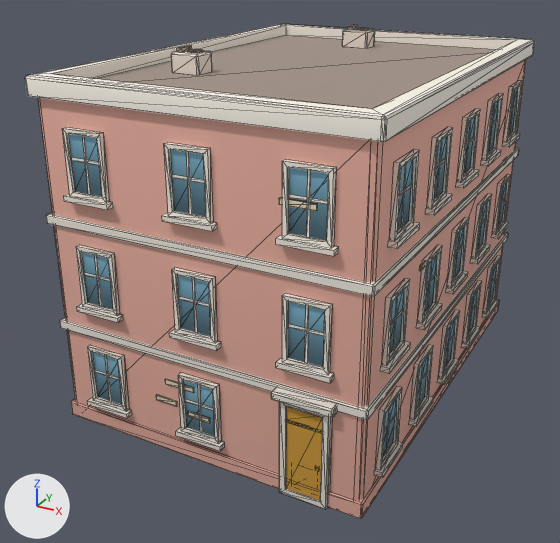
A saved change to the glTF model newcity/art/kit/boylston_s5.glb.
One viewpoint serves both versions: a 50 mm camera at (11.0, -22.33, 14.28) aimed at (-0.58, -1.28, 3.75). Arrows for +X, +Y and +Z are at lower left; the lights stay in place. The picture after the commit comes second. Mesh edges are drawn as thin lines. Vertices at exactly the same position are counted once.

Names of what the first picture shows: 'boylston_s5'.
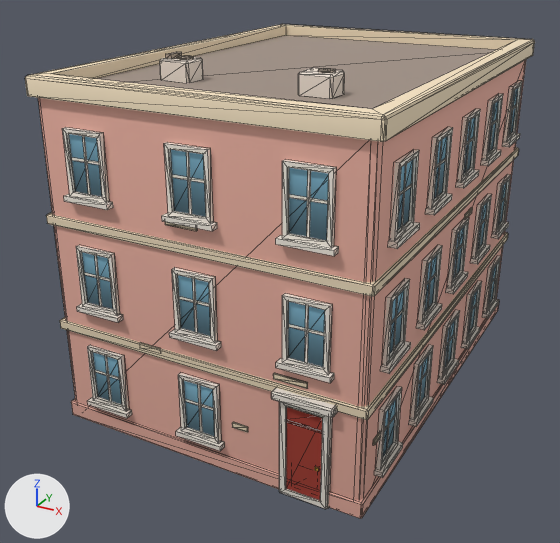
Patch to the scene script:
```diff
--- a/newcity/art/kit/boylston_s5.glb.py
+++ b/newcity/art/kit/boylston_s5.glb.py
@@ me_boylston_s5 @@
 # used by ob_boylston_s5; location = (0.0, 0.0, 0.0)
-me_boylston_s5.from_pydata(...)  # 1644 vertices, 2174 faces; spans x -5.24..5.24, y -7.3..7.16, z -0.02..11.09
+me_boylston_s5.from_pydata(...)  # 1636 vertices, 2164 faces; spans x -5.24..5.24, y -7.3..7.16, z -0.02..11.09
+# me_boylston_s5 part 1: the loose piece of 16 vertices spanning x 2.56..3.56, y -7.04..-7.0, z 8.35..8.52 is moved by (-3.4, 0.0, -1.11)
+# me_boylston_s5 part 2: the loose piece of 16 vertices spanning x -0.45..0.3, y -7.04..-7.0, z 1.43..1.6 is scaled about its middle by (0.66, 1, 1), then moved by (1.39, 0.0, 0.12)
+# me_boylston_s5 part 3: the loose piece of 16 vertices spanning x 5.0..5.04, y -3.57..-2.82, z 5.83..6.0 is moved by (0.0, 4.09, 0.19)
+# me_boylston_s5 part 4: the loose piece of 16 vertices spanning x -2.94..-2.46, y -2.87..-2.39, z 10.97..11.01 is moved by (4.96, -1.31, 0.0)
+# me_boylston_s5 part 5: the loose piece of 20 vertices spanning x -3.35..-2.35, y -3.03..-2.23, z 10.37..10.97 is moved by (4.96, -1.31, 0.0)
+# me_boylston_s5 part 6: the loose piece of 16 vertices spanning x -0.83..-0.35, y 4.78..5.26, z 10.97..11.01 is moved by (-1.61, -8.88, 0.0)
+# me_boylston_s5 part 7: the loose piece of 20 vertices spanning x -1.24..-0.24, y 4.62..5.42, z 10.37..10.97 is moved by (-1.61, -8.88, 0.0)
+# me_boylston_s5 part 8: the loose piece of 8 vertices spanning x -3.2..-3.0, y -2.88..-2.38, z 10.97..11.09 is moved by (0.5, -1.23, 0.0)
+# me_boylston_s5 part 9: a new loose piece of 16 vertices spanning x 5.0..5.04, y -6.35..-5.6, z 1.9..2.07, in mat_kit_atlas (picture img_atlas)
+# me_boylston_s5 part 10: the loose piece of 8 vertices spanning x -1.09..-0.89, y 4.77..5.27, z 10.97..11.09 is deleted
+# me_boylston_s5 part 11
+# 6 vertices in x -1.19..-0.22, y -7.04..-7.0, z 2.28..2.45 move by (3.59, 0.0, 1.23)
+# 6 vertices in x -1.57..-0.85, y -7.04..-7.0, z 1.63..1.8 move by (-0.45, 0.0, 1.62)
+# 4 vertices in x -1.2..-0.2, y -7.03..-7.0, z 2.28 move by (3.58, 0.0, 1.23)
+# 4 vertices in x -1.58..-0.83, y -7.03..-7.0, z 1.63 move by (-0.46, 0.0, 1.62)
+# 4 vertices in x -1.2..-0.2, y -7.03..-7.0, z 2.43 move by (3.58, 0.0, 1.24)
+# 4 vertices in x -1.58..-0.83, y -7.03..-7.0, z 1.78 move by (-0.46, 0.0, 1.63)
+# 4 vertices move from x -1.57..-0.22, y -7.04, z 1.78..2.43 to x -2.02..3.37, y -7.04, z 3.41..3.67
+# me_boylston_s5 part 12: 236 kept faces spanning x -5.16..5.16, y -7.16..7.16, z 0.15..10.75 get new texture (UV) coordinates
+# other edits to the shape of me_boylston_s5 do not show in these pictures
 me_boylston_s5.materials.append(mat_kit_atlas)
```

Pixel boxes (x1, y1, x2, y2) of what changed, in the pictures (560 x 543 px; the box of a moved part takes in the faces that stretch with it):
part 1 of me_boylston_s5, moved or reshaped
    before: (279, 197, 317, 211)
    after: (165, 222, 197, 231)
part 2 of me_boylston_s5, moved or reshaped
    before: (188, 411, 210, 423)
    after: (232, 422, 248, 432)
part 3 of me_boylston_s5, moved or reshaped
    before: (420, 262, 424, 271)
    after: (464, 208, 473, 218)
part 4 of me_boylston_s5, moved or reshaped
    before: (188, 49, 204, 53)
    after: (318, 69, 336, 73)
part 5 of me_boylston_s5, moved or reshaped
    before: (171, 51, 212, 75)
    after: (298, 68, 345, 99)
part 6 of me_boylston_s5, moved or reshaped
    before: (357, 28, 369, 30)
    after: (177, 56, 194, 60)
part 7 of me_boylston_s5, moved or reshaped
    before: (342, 29, 375, 49)
    after: (160, 57, 203, 83)
part 8 of me_boylston_s5, moved or reshaped
    before: (177, 46, 192, 52)
    after: (166, 52, 182, 59)
part 9 of me_boylston_s5, added
    after: (373, 433, 380, 445)
part 10 of me_boylston_s5, deleted
    before: (347, 25, 358, 30)
part 11 of me_boylston_s5, moved or reshaped
    before: (156, 379, 194, 407)
    after: (140, 342, 308, 389)
part 12 of me_boylston_s5, surface changed
    both: (25, 24, 535, 500)
